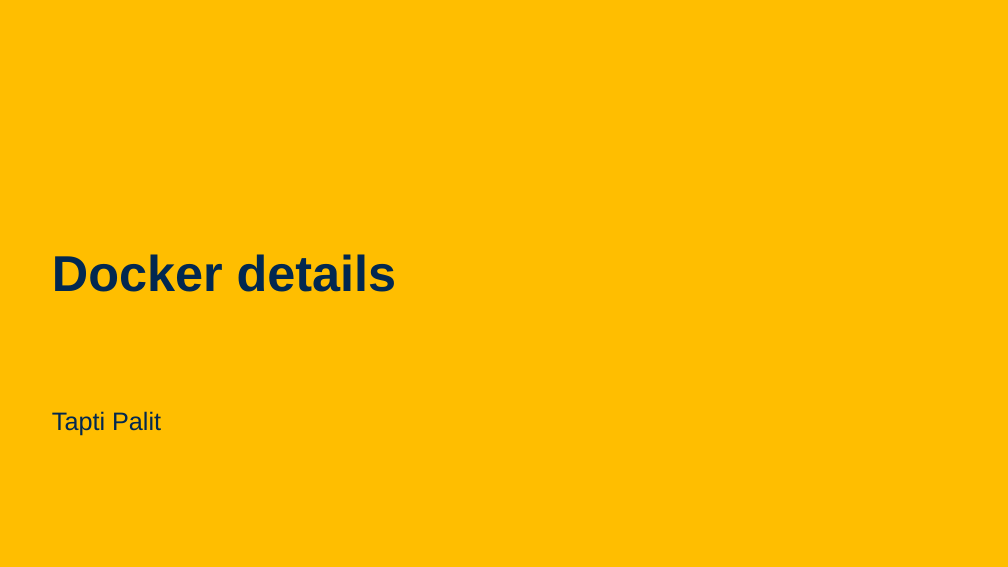
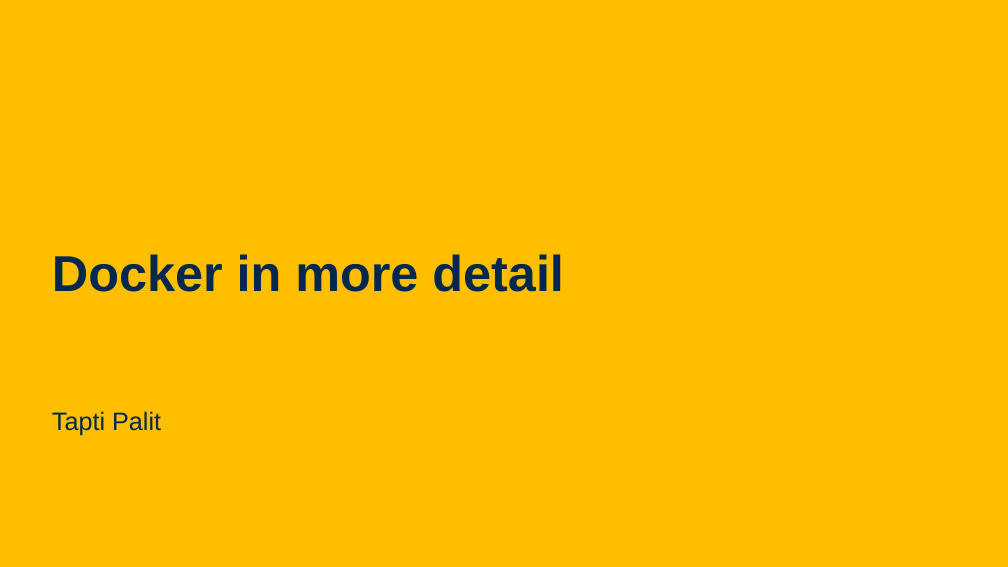
Before and after one commit to davsec-teaching/W26_ECS_160, a slide deck: slide 1 of slides/Docker.pptx. Drawn at 1008x567 pixels with LibreOffice and Linux fonts; fonts in the diff are those of the drawing; background and template pictures are left out. Boxes give left, top, right and bottom in pixels: in the first picture for what was removed or moved away, otherwise in the second. Text is boxed around its words. In the diff, an @@ line names an element or a change of style, - is before the commit and + after.

Commit message:
update testing and docker slides

```diff
--- a/slides/Docker.pptx
+++ b/slides/Docker.pptx
@@ text at (52, 254, 563, 292): text changed @@
-Docker details
+Docker in more detail
```
Also in this commit, not shown: 1 other slide changed, 1 slide added, 2 other files.
